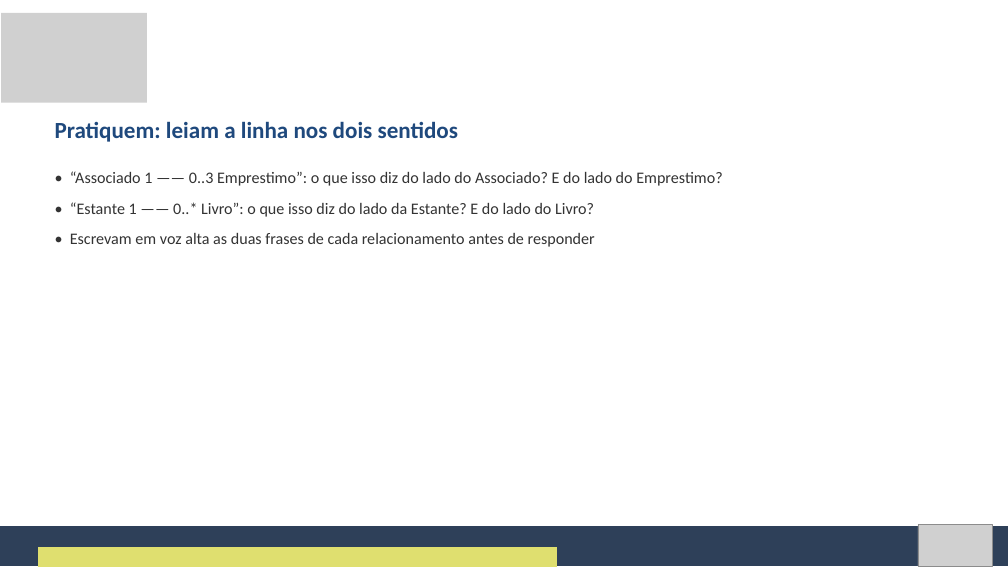
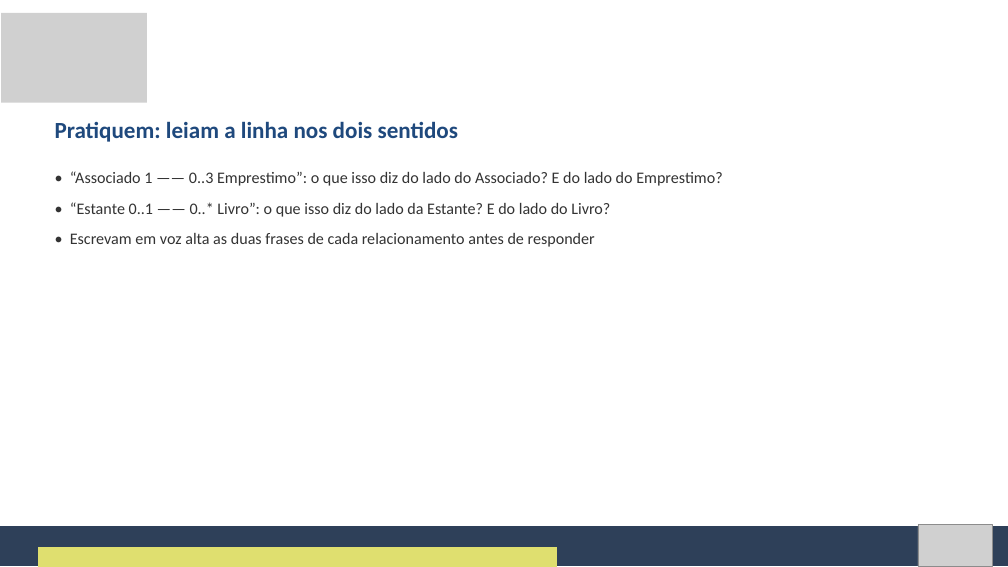
Before and after one commit to Natan20/Curso-Modelagem-De-Sistemas-Material, a slide deck: slide 22 of Aula 06 - 25-09-2026/Aula 6 - Slides.pptx. Drawn at 1008x567 pixels with LibreOffice and Linux fonts; fonts in the diff are those of the drawing; grey boxes stand for pictures. Boxes give left, top, right and bottom in pixels: in the first picture for what was removed or moved away, otherwise in the second. Text is boxed around its words. In the diff, an @@ line names an element or a change of style, - is before the commit and + after.

Commit message:
Corrige cardinalidade Estante-Livro e amplia Apostila da Aula 6
Estante 0..1 —— 0..* Livro: o 0..1 do lado da Estante é o que mostra que o livro existe fora de qualquer estante (agregação). Apostila ganha as seções 1.7 e 1.8 (das palavras do texto à cardinalidade; passo a passo com exemplo resolvido).

```diff
--- a/Aula 06 - 25-09-2026/Aula 6 - Slides.pptx
+++ b/Aula 06 - 25-09-2026/Aula 6 - Slides.pptx
@@ text at <box>70,202,610,217</box>: text changed @@
-• “Estante 1 —— 0..* Livro”: o que isso diz do lado da Estante? E do lado do Livro?
+• “Estante 0..1 —— 0..* Livro”: o que isso diz do lado da Estante? E do lado do Livro?
```
Also in this commit, not shown: 12 other slides changed, 2 other files.
